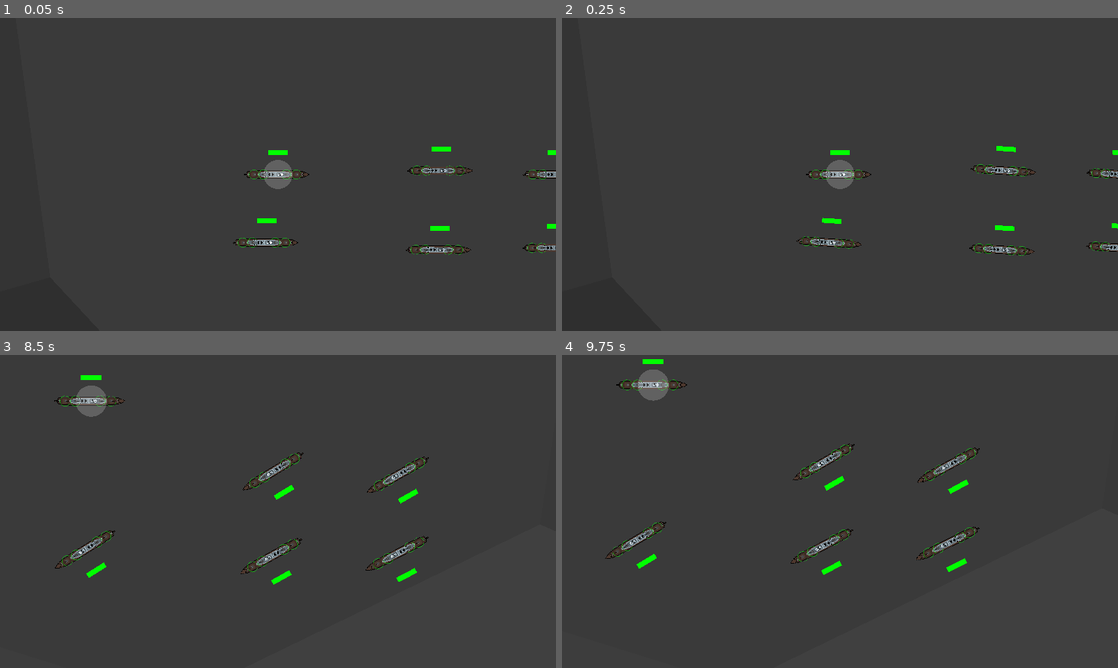
Above: before the commit, frames 1-4 (two rows, left to right).
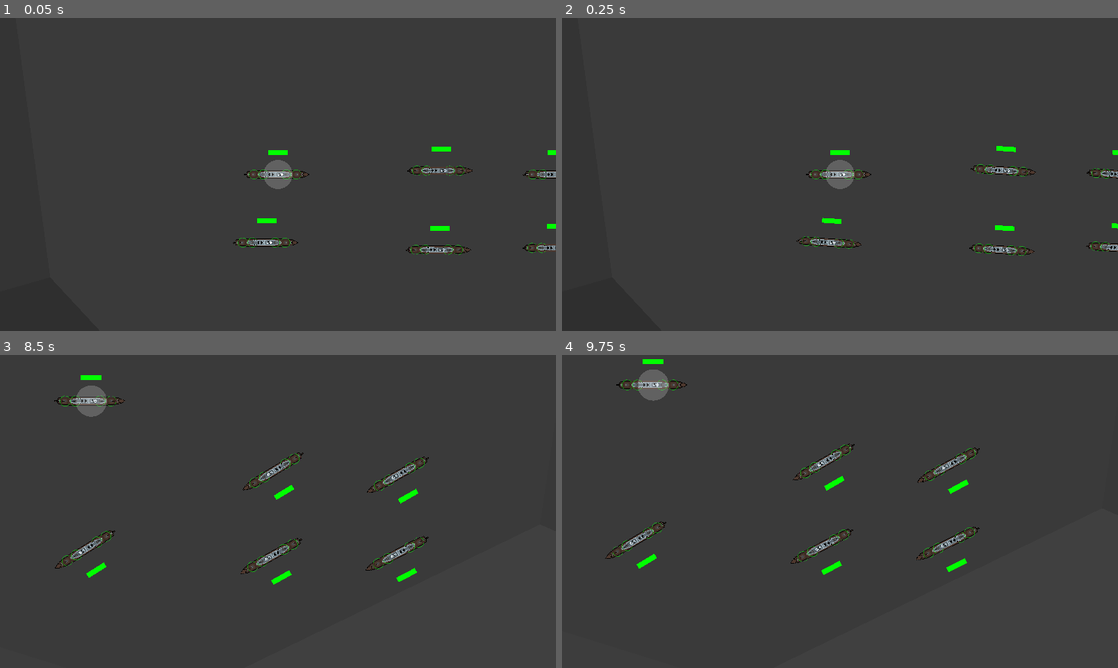
Above: after the commit, the same moments.

Repository: ObfuscatedOwl/bote-game
Game: Godot game, scene res://scenes/testScene.tscn
The game is run twice, just before and just after one commit, with the same random seed, the same clock (stepped at 60 frames per second) and the same inputs.
Inputs (mouse positions are in pixels of both pictures, inside the frame that each line leads up to):
- Up to frame 1 (0.05 s): no input
- Up to frame 2 (0.25 s): no input
- Up to frame 3 (8.5 s): tap Enter (runRotor) at 0.5 s; move the mouse to (400, 495) at 0.52 s; hold Right (ui_right) 0.53-1.25 s; tap A (A) at 0.6, 2.3, 6.8 s; click (400, 495) at 0.67 s; tap D (D) at 0.8, 3.6, 5.3 s; drag from (166, 527) to (289, 511) at 1.27 s; move the mouse to (333, 442) at 2.02 s; hold Right (ui_right) 2.03-2.75 s; tap S (S) at 2.1, 3.8, 8.3 s; drag from (250, 574) to (127, 605) at 2.77 s; move the mouse to (444, 558) at 3.52 s; hold Left (ui_left) 3.53-4.25 s; drag from (111, 464) to (122, 617) at 4.27 s; move the mouse to (305, 511) at 5.02 s; hold Down (ui_down) 5.03-5.75 s; tap W (W) at 5.1 s; click (305, 511) at 5.17 s; drag from (194, 433) to (411, 467) at 5.77 s; move the mouse to (400, 495) at 6.52 s; hold Up (ui_up) 6.53-7.25 s; hold L (lineOrder) 6.53-7.25 s; drag from (166, 527) to (400, 642) at 7.27 s; move the mouse to (333, 442) at 8.02 s; hold Down (ui_down) from 8.03 s (still down); tap . (zoom_in) at 8.1 s
- Up to frame 4 (9.75 s): release Down (ui_down) at 8.75 s; drag from (812, 574) to (673, 464) at 8.77 s; move the mouse to (1006, 558) at 9.52 s; hold Up (ui_up) from 9.53 s (still down); tap A (A) at 9.6 s; click (1006, 558) at 9.67 s

The runs differ from the first frame. In frame 1, less than 0.1% of the frame differs, in the area x 43-98%, y 48-75%; in frame 2, less than 0.1%; in frame 3, less than 0.1%, in the area x 11-76%, y 14-63%; in frame 4, less than 0.1%.

Commit message:
Turret Aiming Update
Now seems to work - completely reworked:

rangefinding generally
timetostrike
adjustaim
turretelevation

(except idea of removing Node2Ds from the code)

Diff:
--- a/bote game/scenes/bote.tscn
+++ b/bote game/scenes/bote.tscn
@@ -1,7 +1,7 @@
 [gd_scene load_steps=6 format=3 uid="uid://82s0k7lpx1un"]
 
 [ext_resource type="Script" path="res://scripts/boteController.gd" id="1_jvag8"]
-[ext_resource type="Texture2D" uid="uid://bwwglaykga4y3" path="res://sprites/botes/Rudder.png" id="3_jhuji"]
+[ext_resource type="Texture2D" uid="uid://bwwglaykga4y3" path="res://sprites/botes/rudder.png" id="3_jhuji"]
 [ext_resource type="Texture2D" uid="uid://63k7u6yw04cs" path="res://sprites/botes/Destroyer.png" id="3_kr6kh"]
 [ext_resource type="Script" path="res://scripts/boteHealth.gd" id="3_lgynd"]
 [ext_resource type="PackedScene" uid="uid://dhrvsxswyqo8t" path="res://scenes/turret.tscn" id="5_7duhv"]
--- a/bote game/scenes/bullet.tscn
+++ b/bote game/scenes/bullet.tscn
@@ -1,7 +1,7 @@
 [gd_scene load_steps=3 format=3 uid="uid://dpe3cg4ymnbca"]
 
 [ext_resource type="Script" path="res://scripts/turret/bullet.gd" id="1_dk7nn"]
-[ext_resource type="Texture2D" uid="uid://bwwglaykga4y3" path="res://sprites/botes/Rudder.png" id="2_h4r7j"]
+[ext_resource type="Texture2D" uid="uid://bwwglaykga4y3" path="res://sprites/botes/rudder.png" id="2_h4r7j"]
 
 [node name="bullet" type="Node2D"]
 script = ExtResource("1_dk7nn")
--- a/bote game/scenes/terrain.tscn
+++ b/bote game/scenes/terrain.tscn
@@ -1,7 +1,7 @@
 [gd_scene load_steps=9 format=3 uid="uid://dabl0ajxiu4on"]
 
 [ext_resource type="Script" path="res://scripts/terrain/terrain.gd" id="1_fgbry"]
-[ext_resource type="Texture2D" uid="uid://bcxhwp28s8u4g" path="res://sprites/tilemap/Sand.png" id="2_bia0i"]
+[ext_resource type="Texture2D" uid="uid://bcxhwp28s8u4g" path="res://sprites/Tilemap/Sand.png" id="2_bia0i"]
 [ext_resource type="Script" path="res://scripts/terrain/customAutoTile.gd" id="3_y6yyw"]
 
 [sub_resource type="Gradient" id="Gradient_eypxo"]
--- a/bote game/scripts/turret/turret.gd
+++ b/bote game/scripts/turret/turret.gd
@@ -11,11 +11,11 @@
 const adjustmentIterations = 10
 
 var targeting = false
-var target: Vector2
+var target: Node2D
 
 var relTargetVel: Vector2
 var relTargetPos: Vector2
-var adjustedTarget = Vector2.ZERO
+var adjustedTarget = null
 
 const turretTurnSpeed = 0.8
 @export var maxRotation: float
@@ -27,17 +27,18 @@
 var goalElevation = startElevation
 var currentElevation = startElevation
 
-
 func _ready():
 	startRotation = rotation
 
 func _process(delta):
 	if targeting:
 		adjustedTarget = adjustAim()
+		relTargetVel = target.velocity
 
 	if adjustedTarget != null:
 		goalRotation = adjustedTarget.angle()
 		goalElevation = findElevation(adjustedTarget.length())
+		print(goalElevation)
 	else:
 		goalRotation = startRotation
 
@@ -48,18 +49,17 @@
 
 	# Identical, but with elevation instead (startElevation is the centre between 0 elevation & maxElevation) - DOES NOT CONSIDER FIRING OVER OBSTRUCTIONS
 	var maxDElevation = delta * turretElevationSpeed
-	rotation = clamp(currentElevation - maxDElevation, goalElevation, currentElevation + maxDTurn)
-	rotation = clamp(0, currentElevation, startElevation * 2)
+	currentElevation = clamp(currentElevation - maxDElevation, goalElevation, currentElevation + maxDTurn)
+	currentElevation = clamp(0, currentElevation, startElevation * 2)
 
 	if (reloading < reloadFull):
 		reloading += delta
-	else:
-		if (rotation == goalRotation and currentElevation == goalElevation and adjustedTarget != null):
-			reloading = 0
-			fire()
+	elif (rotation == goalRotation and currentElevation == goalElevation and adjustedTarget != null):
+		reloading = 0
+		fire()
 
 func adjustAim():
-	relTargetPos = target
+	relTargetPos = target.position - position
 	var movedTarget = relTargetPos
 
 	for adjustment in range(adjustmentIterations):
@@ -79,7 +79,7 @@
 	return null
 
 func findElevation(range):
-	var m2Parameter = g/2 * pow(range/muzzleSpeed, 2)
+	var m2Parameter = (g/2) * pow(range/muzzleSpeed, 2)
 
 	# Check within range
 	var b24ac = pow(range, 2) - 4 * pow(m2Parameter, 2)
@@ -87,7 +87,7 @@
 		return null
 
 	# Elevation required by the turret to strike the target
-	return atan(-(range + sqrt(b24ac)) / (2 * m2Parameter))
+	return atan((sqrt(b24ac) - range) / (2 * m2Parameter))
 
 func fire():
 	$"Smoke".emitting = true
--- a/bote game/scripts/turret/turretTestScene.gd
+++ b/bote game/scripts/turret/turretTestScene.gd
@@ -15,16 +15,16 @@
 	$boteHolder.add_child(newBote)
 	newBote.position = Vector2(-250, -40)
 	newTurret.target = newBote
-	newTurret.targeting = true
 
 func _draw():
-	if newTurret.relTargetPos:
+	'''if newTurret.relTargetPos:
 		draw_circle(newTurret.relTargetPos, 2, Color(1, 1, 1))
 	else:
-		print("it is nil")
+		print("it is nil")'''
 	if $turret.adjustedTarget:
 		draw_circle($turret.adjustedTarget, 2, Color(1, 0, 0, 1))
 
 
 func _process(delta):
 	queue_redraw()
+	newTurret.targeting = true
